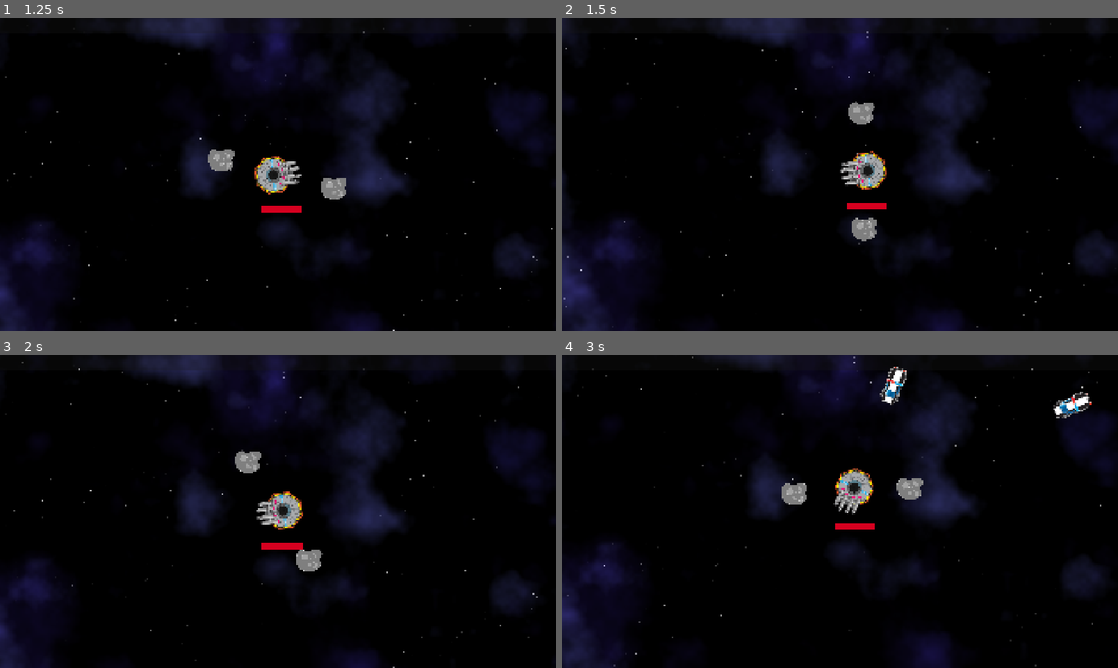
Above: before the commit, frames 1-4 (two rows, left to right).
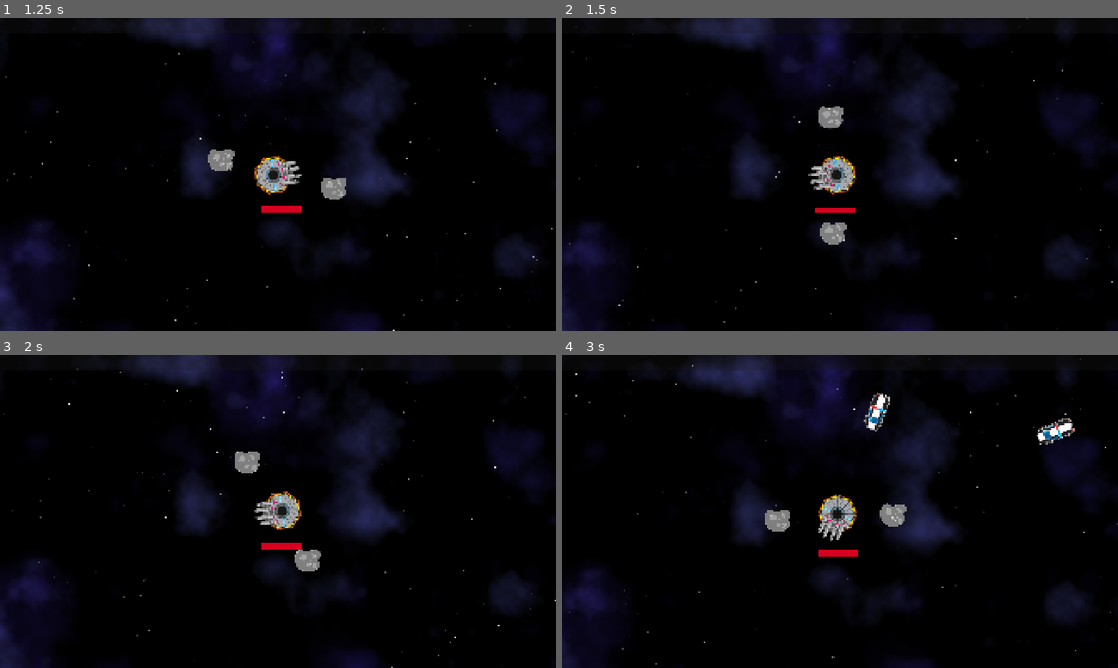
Above: after the commit, the same moments.

Repository: two-sticks-and-a-rock/space-arcade
Game: Godot game, scene res://scenes/main.tscn
Two runs of this game, one before a commit and one after it. Both use one fixed random seed, a clock stepped at 60 frames per second and the inputs below.
Inputs (mouse positions are in pixels of both pictures, inside the frame that each line leads up to):
- Up to frame 1 (1.25 s): move the mouse to (400, 158) at 0.52 s; press the mouse at (400, 158) at 0.53 s
- Up to frame 2 (1.5 s): move the mouse to (728, 190) at 1.27 s; release the mouse at (728, 190) at 1.28 s; click (728, 190) at 1.35 s
- Up to frame 3 (2 s): no input
- Up to frame 4 (3 s): move the mouse to (895, 442) at 2.02 s; press the mouse at (895, 442) at 2.03 s; move the mouse to (812, 574) at 2.77 s; release the mouse at (812, 574) at 2.78 s; click (812, 574) at 2.85 s

Frame 1 is identical in both runs. In frame 2, 16% of the frame differs, in the area x 0-100%, y 0-100%; in frame 3, 0.7%; in frame 4, 17%.

Commit message:
leading cam

Diff:
--- /dev/null
+++ b/scenes/player/leading_cam.gd
@@ -0,0 +1,5 @@
+extends Node2D
+
+func _physics_process(_delta):
+	position = Mover.get_movement() * 0.05 # run some amount ahead of the player
+	position = lerp(position, Vector2.ZERO, 0.1)
--- a/scenes/player/player.tscn
+++ b/scenes/player/player.tscn
@@ -7,6 +7,7 @@
 [ext_resource type="PackedScene" uid="uid://dyeikbrn1kse8" path="res://scenes/player/player_weapons/frost_nova/frost_nova.tscn" id="3_qek5x"]
 [ext_resource type="Texture2D" uid="uid://d1ket6flnqnch" path="res://art/sprites/player/player_ship_v02_128x162.svg" id="4_0owmy"]
 [ext_resource type="PackedScene" uid="uid://dto3jjxkpeho1" path="res://scenes/xp/xp_bar.tscn" id="6_75vfm"]
+[ext_resource type="Script" uid="uid://cw3fbrrf4n7ko" path="res://scenes/player/leading_cam.gd" id="8_qek5x"]
 
 [sub_resource type="CircleShape2D" id="CircleShape2D_gmlin"]
 radius = 64.0
@@ -36,7 +37,8 @@
 [node name="CollisionShape2D" type="CollisionShape2D" parent="." unique_id=697972149]
 shape = SubResource("CircleShape2D_gmlin")
 
-[node name="PlayerCam" parent="." unique_id=366946419 instance=ExtResource("3_lvxji")]
+[node name="PlayerCam" parent="." unique_id=366946419 node_paths=PackedStringArray("leading_cam") instance=ExtResource("3_lvxji")]
+leading_cam = NodePath("../LeadingCam")
 
 [node name="slingshot" type="Line2D" parent="." unique_id=1362438699]
 script = ExtResource("3_gmlin")
@@ -65,9 +67,10 @@
 transform = Transform2D(1, 0, 0, 1, -960, -540)
 follow_viewport_enabled = true
 
-[node name="XpBar" parent="XpCanvas" unique_id=804379581 instance=ExtResource("6_75vfm")]
+[node name="XpBar" parent="XpCanvas" unique_id=804379581 node_paths=PackedStringArray("leading_cam") instance=ExtResource("6_75vfm")]
 max_value = 1920.0
 value = 1920.0
+leading_cam = NodePath("../../LeadingCam")
 
 [node name="XpMagnet" type="Area2D" parent="." unique_id=1871784061]
 collision_layer = 32
@@ -76,3 +79,6 @@
 [node name="CollisionShape2D" type="CollisionShape2D" parent="XpMagnet" unique_id=1272105766]
 shape = SubResource("CircleShape2D_kcn5b")
 debug_color = Color(0.6044142, 0.5131459, 0.48474836, 0.41960785)
+
+[node name="LeadingCam" type="Node2D" parent="." unique_id=987125613]
+script = ExtResource("8_qek5x")
--- a/scenes/player/player_cam.gd
+++ b/scenes/player/player_cam.gd
@@ -1,5 +1,6 @@
 extends Camera2D
 
-func _physics_process(delta):
-	position -= Mover.get_movement()*delta
-	position = lerp(position, Vector2.ZERO, 0.1)
+@export var leading_cam: Node2D
+
+func _physics_process(_delta):
+	position = lerp(position, leading_cam.position, 0.1)
--- a/scenes/xp/xp_bar.gd
+++ b/scenes/xp/xp_bar.gd
@@ -3,6 +3,8 @@
 var xp_threshold : int = 5
 
 @onready var viewport_width = get_viewport().size.x
+
+@export var leading_cam: Node2D
 
 var curr_xp : int = 0
 var step_mult : int = 0
@@ -22,8 +24,10 @@
 	set_visible_step_mult()
 
 func _physics_process(delta):
-	position -= Mover.get_movement()*delta
-	position = lerp(position, Vector2.ZERO, 0.1)
+	position = lerp(position, leading_cam.position, 0.1)
+
+	# position -= Mover.get_movement()*delta
+	# position = lerp(position, Vector2.ZERO, 0.1)
 
 	value = curr_xp * step_mult
 
Not shown, added: scenes/player/leading_cam.gd.uid
